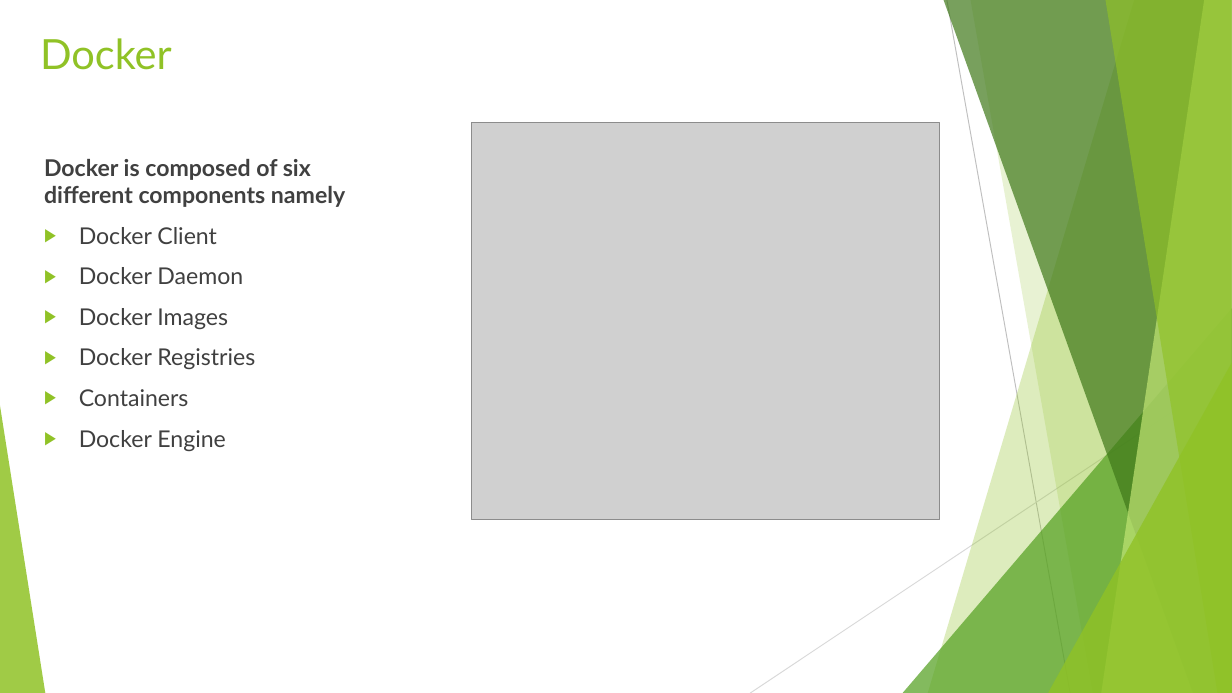
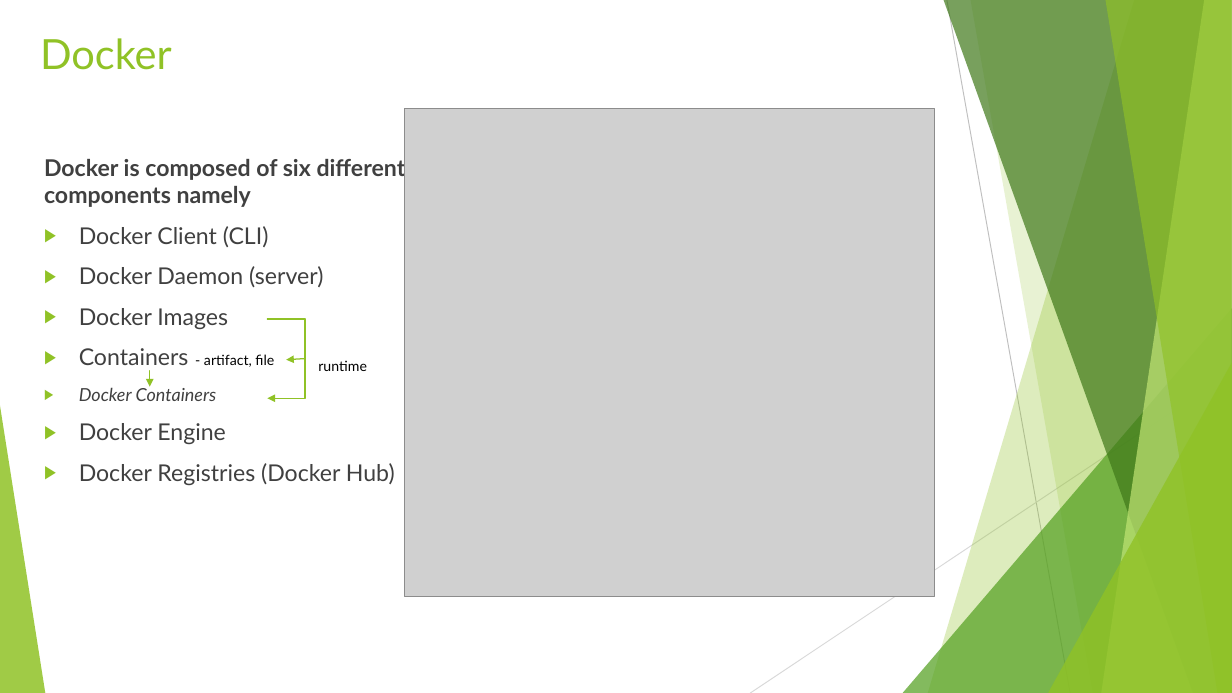
Before and after one commit to rusergei2010/AWSCourse2019, a slide deck: slide 2 of Lecture_8_Docker/Docker_Container.pptx. Drawn at 1232x693 pixels with LibreOffice and Linux fonts; fonts in the diff are those of the drawing; grey boxes stand for pictures. Boxes give left, top, right and bottom in pixels: in the first picture for what was removed or moved away, otherwise in the second. Text is boxed around its words. In the diff, an @@ line names an element or a change of style, - is before the commit and + after.

Commit message:
lectures

```diff
--- a/Lecture_8_Docker/Docker_Container.pptx
+++ b/Lecture_8_Docker/Docker_Container.pptx
@@ picture: place and size @@
-picture at box(471, 122, 939, 519)
+picture at box(405, 108, 934, 597)
@@ text at box(79, 226, 323, 287): text changed @@
-▶ Docker Client
-▶ Docker Daemon
+▶ Docker Client (CLI)
+▶ Docker Daemon (server)
@@ line added from (267, 319) to (305, 319), #90C226 1 pt @@
@@ line added from (305, 319) to (305, 398), #90C226 1 pt @@
@@ text at box(79, 348, 255, 369): paragraph removed @@
-▶ Docker Registries
@@ text added at box(204, 354, 274, 367), 11 pt, text #000000 @@
+- artifact, file
@@ arrow added from (305, 359) to (287, 360), #90C226 1 pt @@
@@ text at box(79, 386, 217, 401): paragraph added @@
+▶ Docker Containers
@@ arrow added from (150, 371) to (150, 386), #90C226 1 pt @@
@@ text added at box(318, 360, 367, 371), 11 pt, text #000000 @@
+runtime
@@ arrow added from (305, 398) to (267, 398), #90C226 1 pt @@
@@ text at box(79, 463, 395, 485): paragraph added @@
+▶ Docker Registries (Docker Hub)
```
Also in this commit, not shown: 3 other slides changed, 2 slides added, 1 other file.
